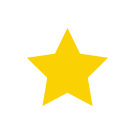
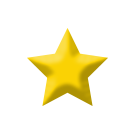
Before/after of a (134, 134) layered artwork. What changed in the layer stack:
pixels changed over [27, 28, 108, 106] (layer not identified)
